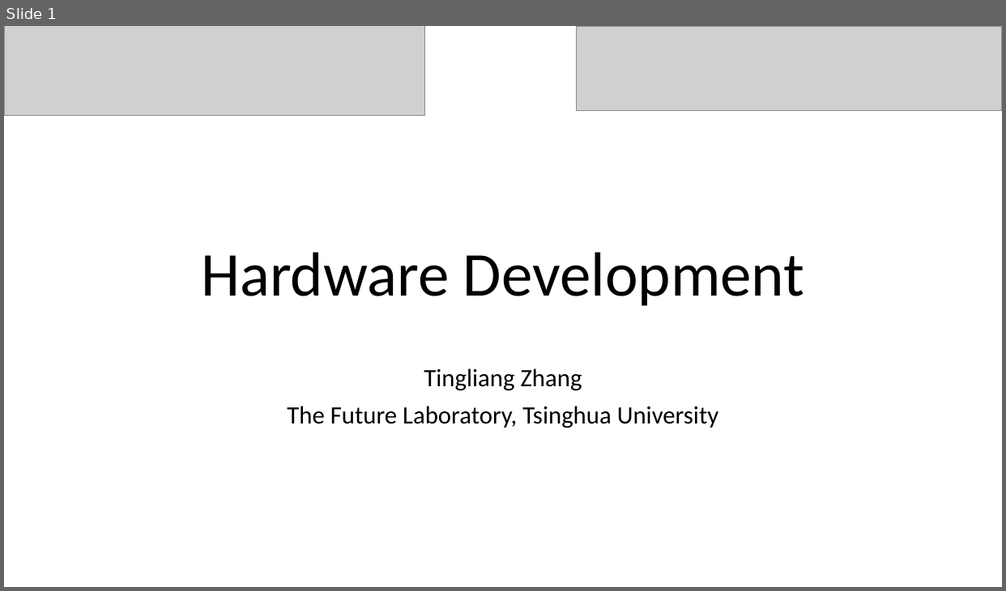
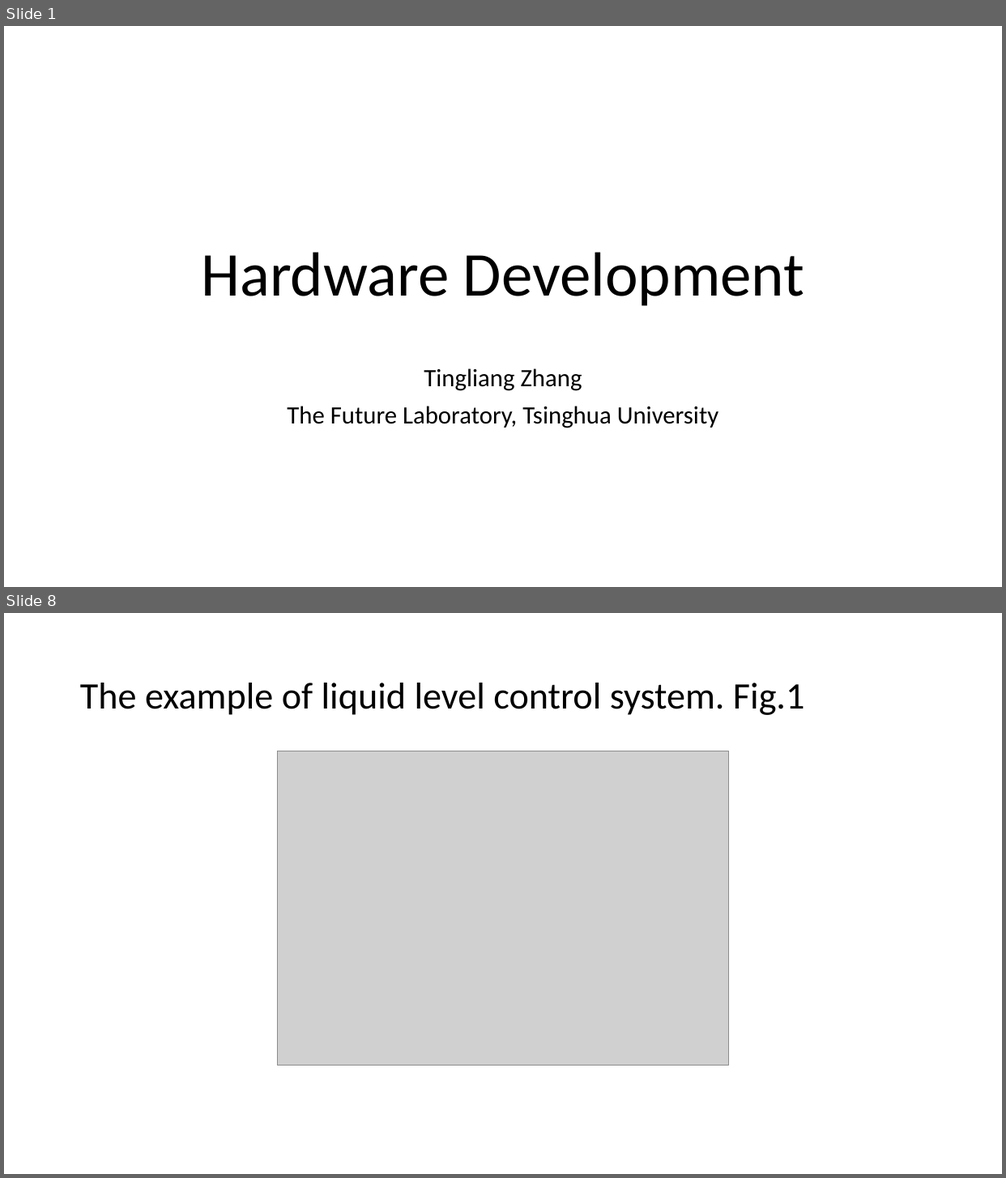
Before and after one commit to TingliangZhang/HardwareLecture, a slide deck: Hardware Development.pptx. Shown one above the other, each under a label of ours: slide 1 before the commit, slides 1 and 8 after it; the slides between them are not shown. The pictures are 1006x591 and 1006x1178 pixels, drawn with LibreOffice and Linux fonts; fonts in the diff are those of the drawing; grey boxes stand for pictures; background and template pictures are left out. Boxes give left, top, right and bottom in pixels: in the first picture for what was removed or moved away, otherwise in the second. Text is boxed around its words. In the diff, an @@ line names an element or a change of style, - is before the commit and + after.

```diff
--- a/Hardware Development.pptx
+++ b/Hardware Development.pptx
@@ slide 8 added at [4,613,1002,1174], background #FFFFFF @@
@@ title added at [80,683,805,715], 36 pt, text #000000 @@
+The example of liquid level control system. Fig.1
@@ picture added at [277,752,729,1065] @@
@@ slide 1 changed as well @@
@@ picture removed at [4,26,424,116] @@
@@ picture removed at [577,26,1002,110] @@
```
Also in this commit, not shown: 15 other slides added, 1 slide removed, 13 other files.
